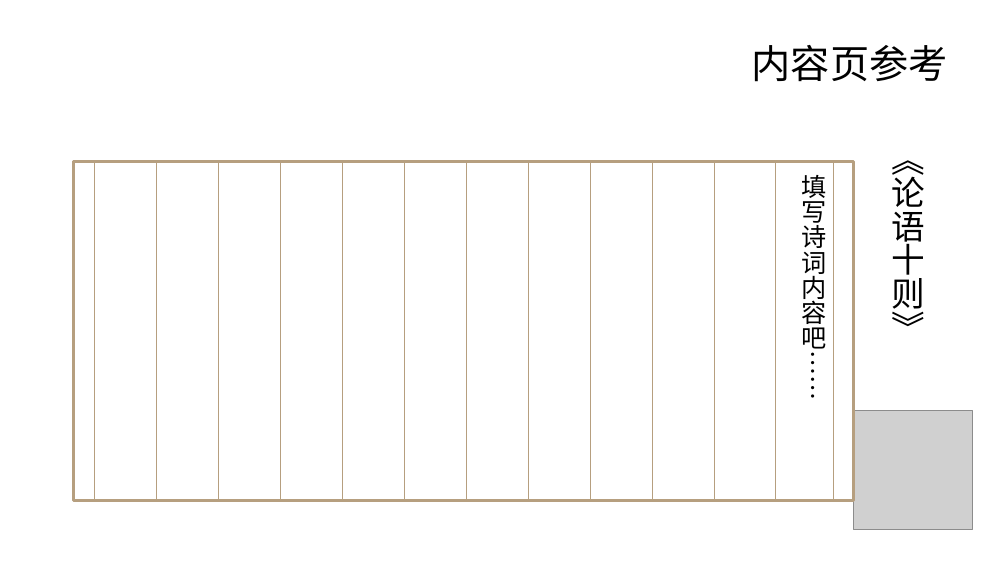
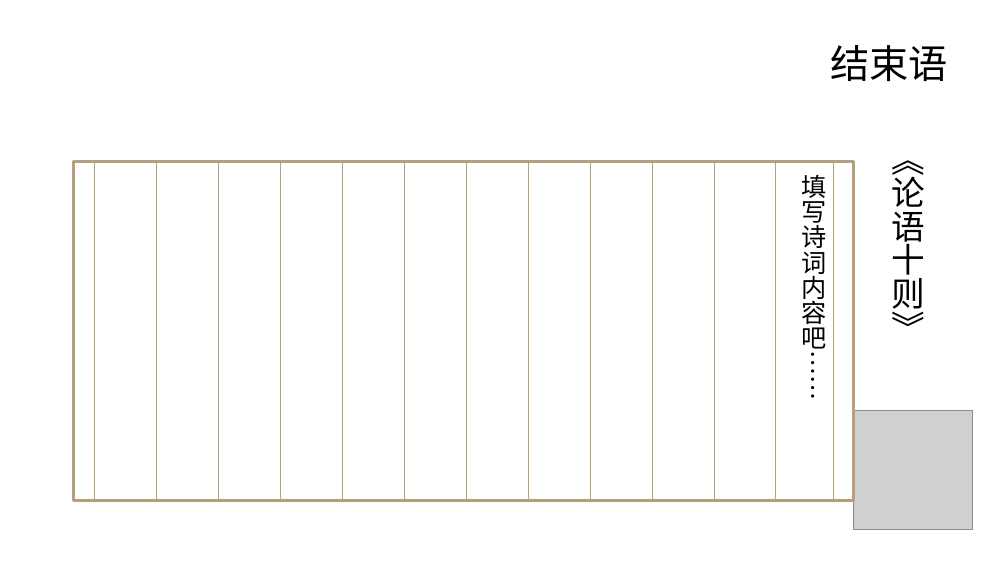
Before and after one commit to sdaulldd/PersonalWork, a slide deck: slide 8 of Document/中国风ppt模板-中医营养.pptx (slide 6 before the commit). Drawn at 1008x567 pixels with LibreOffice and Linux fonts; fonts in the diff are those of the drawing; grey boxes stand for pictures; background and template pictures are left out. Boxes give left, top, right and bottom in pixels: in the first picture for what was removed or moved away, otherwise in the second. Text is boxed around its words. In the diff, an @@ line names an element or a change of style, - is before the commit and + after.

```diff
--- a/Document/中国风ppt模板-中医营养.pptx
+++ b/Document/中国风ppt模板-中医营养.pptx
@@ title at box(830, 45, 947, 81): text changed @@
-内容页参考
+结束语
```
Also in this commit, not shown: 4 other slides changed, 2 slides added.
